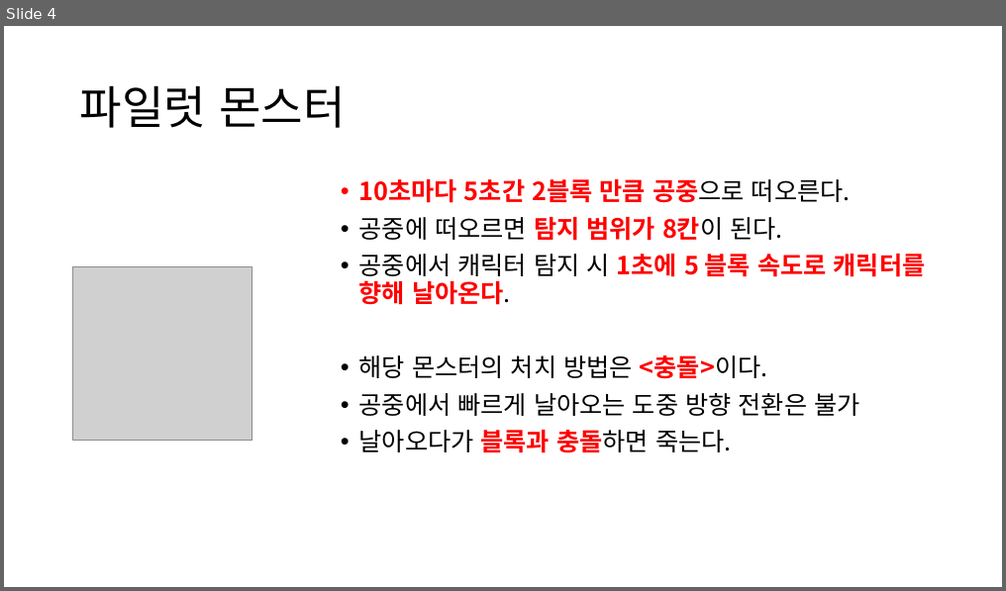
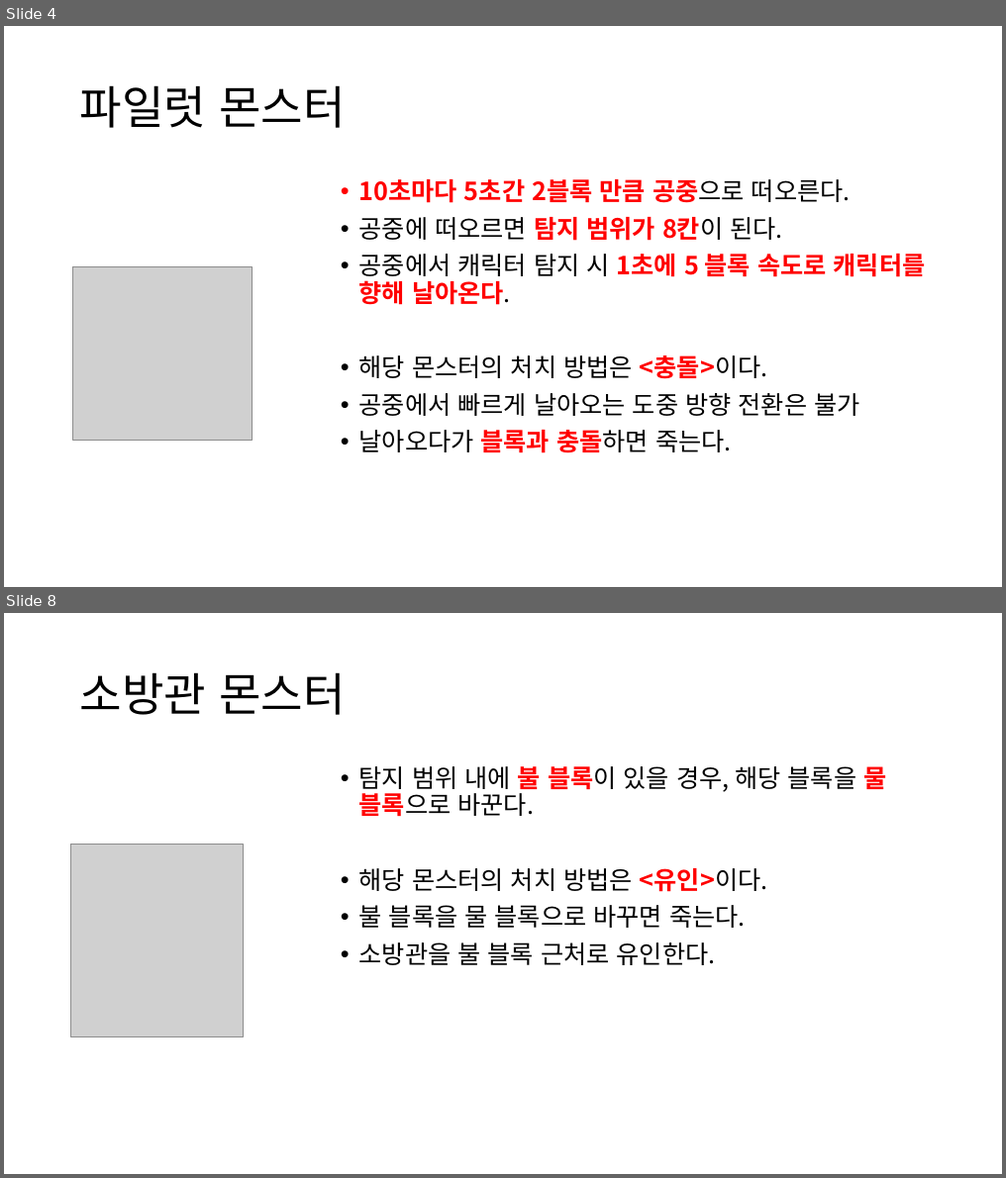
Before and after one commit to yimgunho/Witch_of_Time, a slide deck: 시간의 마녀_몬스터 기획.pptx. Shown one above the other, each under a label of ours: slide 4 before the commit, slides 4 and 8 after it; the slides between them are not shown. The pictures are 1006x591 and 1006x1178 pixels, drawn with LibreOffice and Linux fonts; fonts in the diff are those of the drawing; grey boxes stand for pictures. Boxes give left, top, right and bottom in pixels: in the first picture for what was removed or moved away, otherwise in the second. Text is boxed around its words. In the diff, an @@ line names an element or a change of style, - is before the commit and + after.

Commit message:
몬스터 기획 3

```diff
--- a/시간의 마녀_몬스터 기획.pptx
+++ b/시간의 마녀_몬스터 기획.pptx
@@ slide 8 added at <box>4,613,1002,1174</box>, background #FFFFFF @@
@@ title added at <box>80,672,345,715</box>, 44 pt, text #000000 @@
+소방관 몬스터
@@ text added at <box>359,766,886,965</box>, 24 pt, text #000000 @@
+• 탐지 범위 내에 불 블록이 있을 경우, 해당 블록을 물 블록으로 바꾼다.
+• 해당 몬스터의 처치 방법은 <유인>이다.
+• 불 블록을 물 블록으로 바꾸면 죽는다.
+• 소방관을 불 블록 근처로 유인한다.
@@ picture added at <box>70,845,243,1037</box> @@
```
Also in this commit, not shown: 5 slides changed, 9 other slides added.
